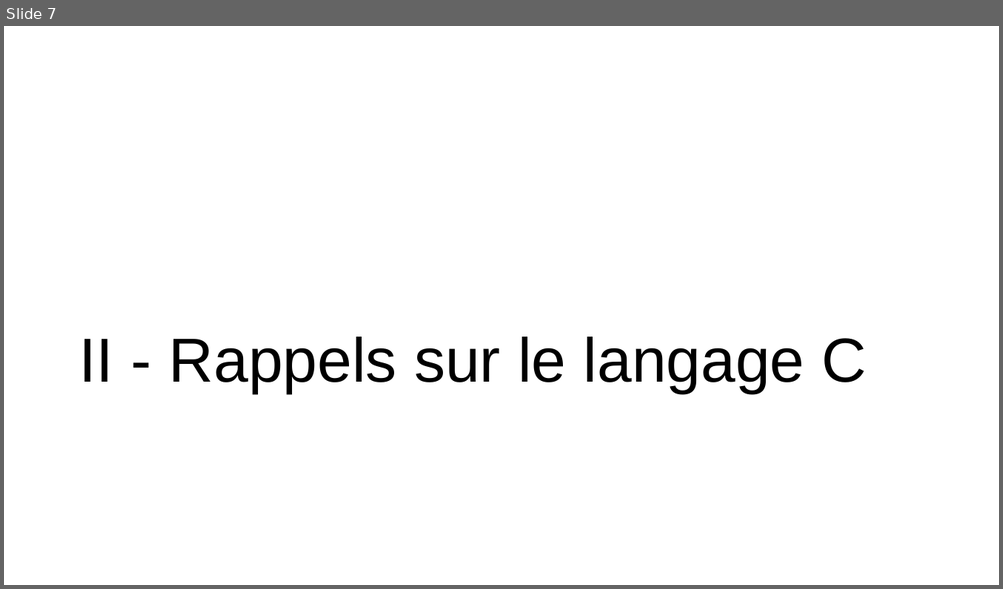
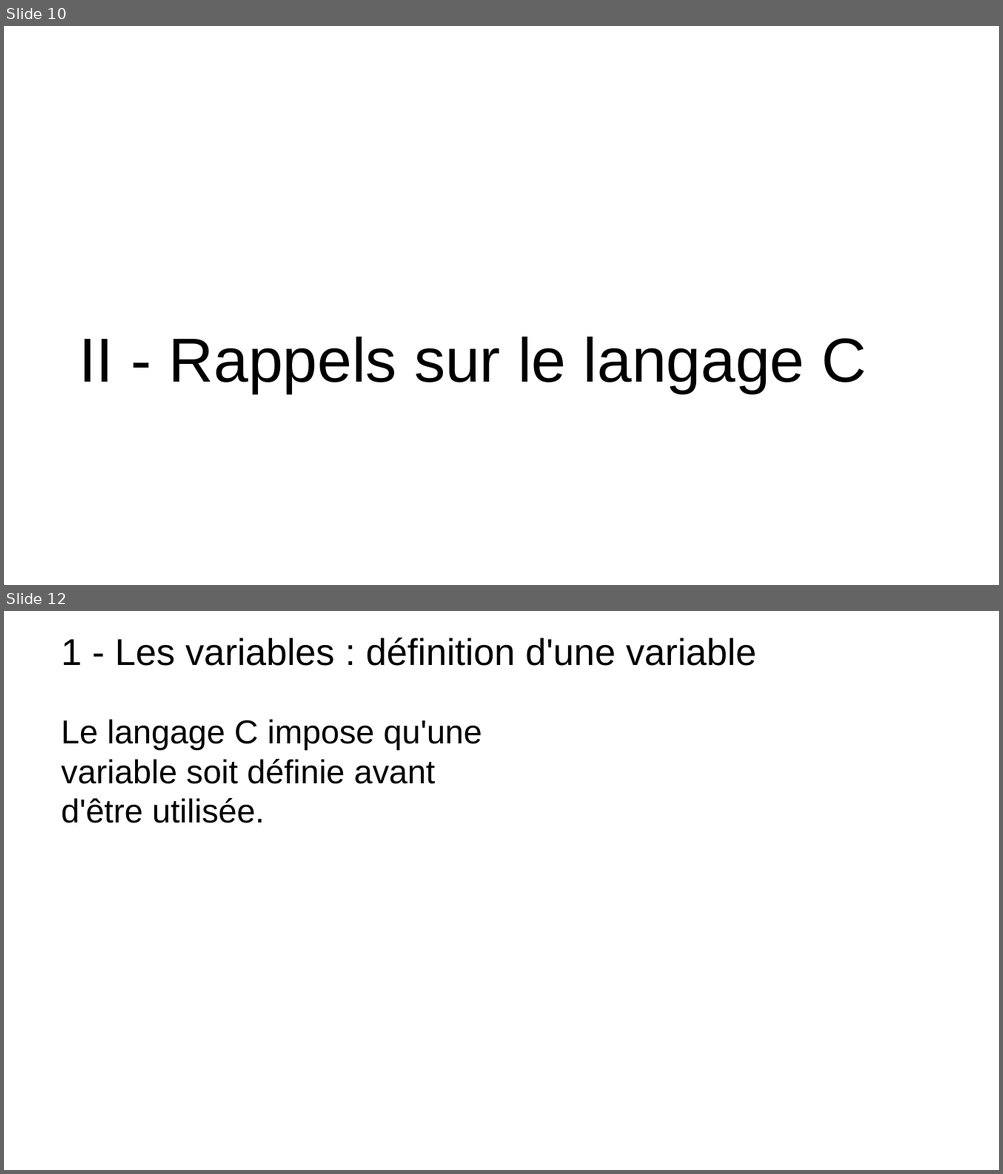
Before and after one commit to t-tortosa/cppCourses, a slide deck: POO.pptx. Shown one above the other, each under a label of ours: slide 7 before the commit, slides 10 and 12 after it; the slides between them are not shown. The pictures are 1003x589 and 1003x1174 pixels, drawn with LibreOffice and Linux fonts; fonts in the diff are those of the drawing; background and template pictures are left out. Boxes give left, top, right and bottom in pixels: in the first picture for what was removed or moved away, otherwise in the second. Text is boxed around its words. In the diff, an @@ line names an element or a change of style, - is before the commit and + after.

```diff
--- a/POO.pptx
+++ b/POO.pptx
@@ slide 12 added at (4, 611, 999, 1170), background picture (left out) @@
@@ title added at (61, 638, 756, 666), 36 pt, text #000000 @@
+1 - Les variables : définition d'une variable
@@ text added at (61, 719, 482, 823), 32 pt, text #000000 @@
+Le langage C impose qu'une variable soit définie avant d'être utilisée.
@@ what was slide 7 is now slide 10 @@
```
Also in this commit, not shown: 4 slides changed, 6 other slides added, 1 slide removed, 4 other files.
